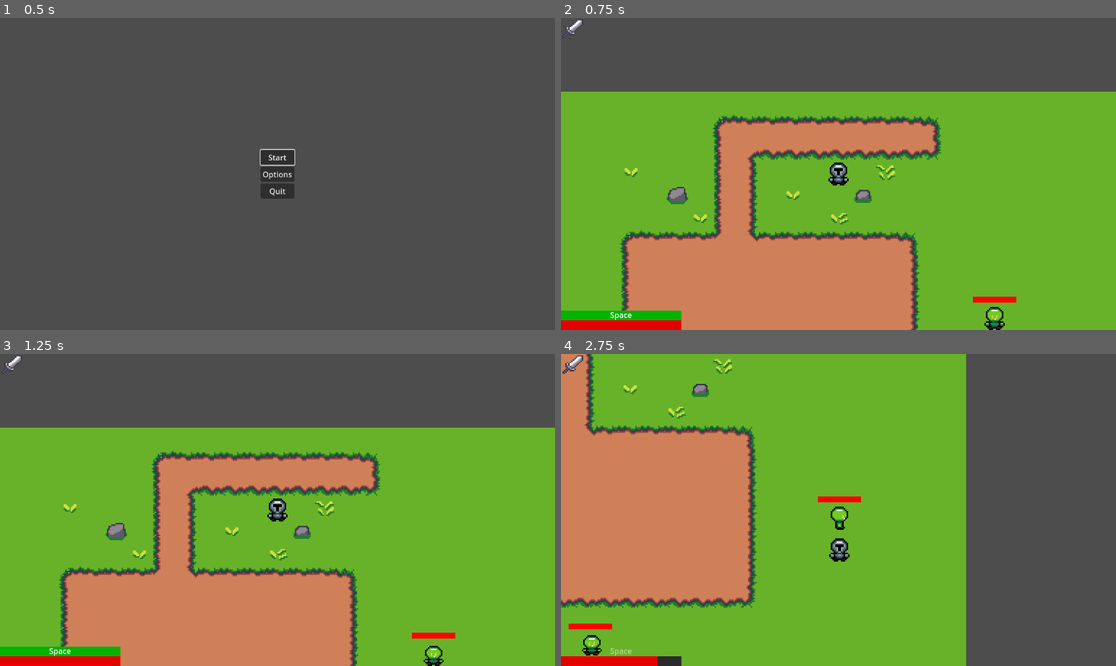
Above: before the commit, frames 1-4 (two rows, left to right).
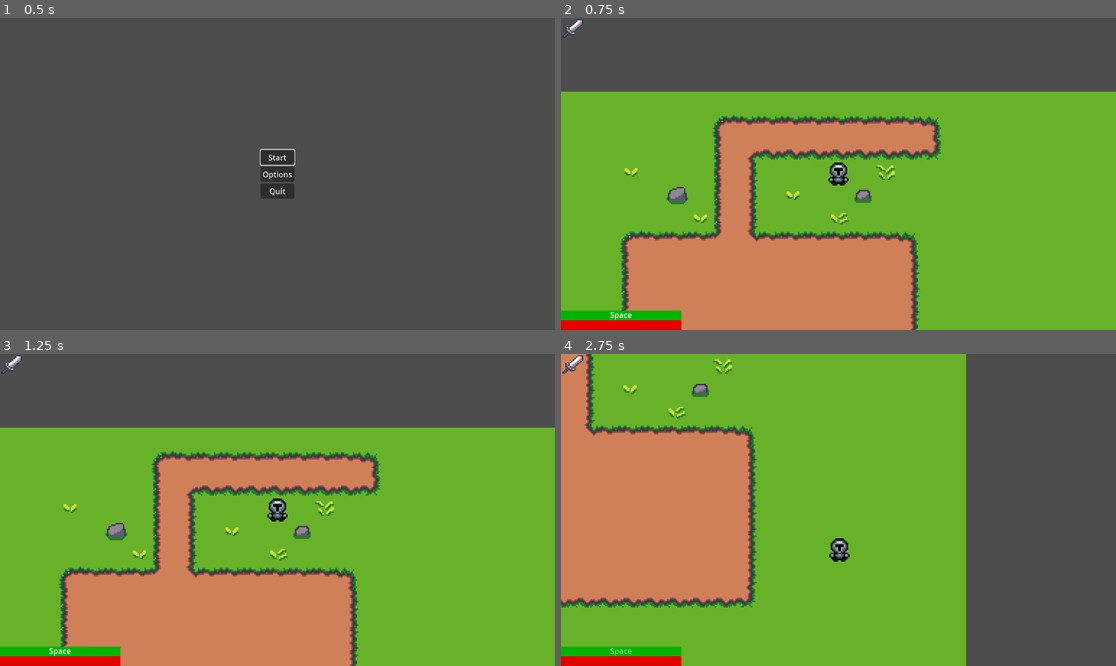
Above: after the commit, the same moments.

Repository: boothe0/CS386GodotProject
Game: Godot game, scene res://scenes/title_screen.tscn
Two runs of this game, one before a commit and one after it. Both use one fixed random seed, a clock stepped at 60 frames per second and the inputs below.
Inputs (mouse positions are in pixels of both pictures, inside the frame that each line leads up to):
- Up to frame 1 (0.5 s): no input
- Up to frame 2 (0.75 s): click "Start" at 0.5 s
- Up to frame 3 (1.25 s): no input
- Up to frame 4 (2.75 s): move the mouse to (960, 494) at 1.27 s; hold D (move_right) 1.28-2.03 s; click (960, 494) at 1.35 s; move the mouse to (727, 525) at 2.02 s; hold S (move_down) from 2.03 s (still down); tap Space (dodge) at 2.1 s

Frame 1 is identical in both runs. In frame 2, 0.4% of the frame differs, in the area x 74-83%, y 89-100%; in frame 3, 0.3%; in frame 4, 1.4%, in the area x 0-55%, y 45-100%.

Commit message:
added enemy spawner t main script (#24)

Diff:
--- a/cs386gameproject/scenes/main_scene.tscn
+++ b/cs386gameproject/scenes/main_scene.tscn
@@ -1,8 +1,8 @@
 [gd_scene load_steps=17 format=4 uid="uid://duvy8pdxnjdmo"]
 
 [ext_resource type="PackedScene" uid="uid://cmxv3umec3ewx" path="res://scenes/player.tscn" id="1_6hm0t"]
+[ext_resource type="Script" path="res://scripts/main_scene.gd" id="1_l6k43"]
 [ext_resource type="Texture2D" uid="uid://b1blnn5c1g4b6" path="res://assets/16x16 Magical Forest Asset Pack/Tiles/Forest Tile.png" id="2_psmqu"]
-[ext_resource type="PackedScene" uid="uid://d1he61wxuea23" path="res://scenes/enemy.tscn" id="3_n8vaq"]
 [ext_resource type="Script" path="res://scripts/health_bar.gd" id="4_d7btm"]
 [ext_resource type="Script" path="res://scripts/EnemyHealthBar.gd" id="4_p1aji"]
 [ext_resource type="Script" path="res://scenes/stamina_bar.gd" id="5_up0xu"]
@@ -48,12 +48,6 @@
 [sub_resource type="TileSet" id="TileSet_7fs3h"]
 sources/0 = SubResource("TileSetAtlasSource_df4cm")
 
-[sub_resource type="StyleBoxFlat" id="StyleBoxFlat_nugsw"]
-bg_color = Color(0.133196, 0.133196, 0.133196, 1)
-
-[sub_resource type="StyleBoxFlat" id="StyleBoxFlat_eoqfu"]
-bg_color = Color(1, 0, 0, 1)
-
 [sub_resource type="StyleBoxFlat" id="StyleBoxFlat_qm72p"]
 bg_color = Color(0.144162, 0.636075, 0.929463, 1)
 draw_center = false
@@ -69,6 +63,7 @@
 
 [node name="MainScene" type="Node2D"]
 position = Vector2(-509, -312)
+script = ExtResource("1_l6k43")
 
 [node name="Player" parent="." instance=ExtResource("1_6hm0t")]
 position = Vector2(308, 65)
@@ -87,66 +82,6 @@
 tile_map_data = PackedByteArray("AAD7//7/AAABAAEAAAD7////AAABAAEAAAD7/wAAAAABAAEAAAD7/wEAAAABAAEAAAD7/wIAAAABAAEAAAD7/w …(9648 unchanged characters)…
 tile_set = SubResource("TileSet_7fs3h")
 
-[node name="Enemy" parent="." instance=ExtResource("3_n8vaq")]
-position = Vector2(416, 165)
-
-[node name="EnemyHealthBar" type="ProgressBar" parent="Enemy"]
-offset_left = -15.0
-offset_top = -15.0
-offset_right = 15.0
-offset_bottom = -11.0
-theme_override_styles/background = SubResource("StyleBoxFlat_nugsw")
-theme_override_styles/fill = SubResource("StyleBoxFlat_eoqfu")
-max_value = 10.0
-value = 10.0
-show_percentage = false
-script = ExtResource("4_p1aji")
-
-[node name="Enemy2" parent="." instance=ExtResource("3_n8vaq")]
-position = Vector2(62, 226)
-
-[node name="EnemyHealthBar" type="ProgressBar" parent="Enemy2"]
-offset_left = -16.0
-offset_top = -14.0
-offset_right = 14.0
-offset_bottom = -10.0
-theme_override_styles/background = SubResource("StyleBoxFlat_nugsw")
-theme_override_styles/fill = SubResource("StyleBoxFlat_eoqfu")
-max_value = 10.0
-value = 10.0
-show_percentage = false
-script = ExtResource("4_p1aji")
-
-[node name="Enemy3" parent="." instance=ExtResource("3_n8vaq")]
-position = Vector2(95, 73)
-
-[node name="EnemyHealthBar" type="ProgressBar" parent="Enemy3"]
-offset_left = -16.0
-offset_top = -14.0
-offset_right = 14.0
-offset_bottom = -10.0
-theme_override_styles/background = SubResource("StyleBoxFlat_nugsw")
-theme_override_styles/fill = SubResource("StyleBoxFlat_eoqfu")
-max_value = 10.0
-value = 10.0
-show_percentage = false
-script = ExtResource("4_p1aji")
-
-[node name="Enemy4" parent="." instance=ExtResource("3_n8vaq")]
-position = Vector2(250, 256)
-
-[node name="EnemyHealthBar" type="ProgressBar" parent="Enemy4"]
-offset_left = -16.0
-offset_top = -14.0
-offset_right = 14.0
-offset_bottom = -10.0
-theme_override_styles/background = SubResource("StyleBoxFlat_nugsw")
-theme_override_styles/fill = SubResource("StyleBoxFlat_eoqfu")
-max_value = 10.0
-value = 10.0
-show_percentage = false
-script = ExtResource("4_p1aji")
-
 [node name="PlayerUI" type="CanvasLayer" parent="."]
 
 [node name="StaminaBar" type="ProgressBar" parent="PlayerUI"]
@@ -162,7 +97,6 @@
 max_value = 1.0
 value = 1.0
 show_percentage = false
-script = ExtResource("5_up0xu")
 
 [node name="SpaceBarIndicator" type="Label" parent="PlayerUI/StaminaBar"]
 layout_mode = 1
@@ -180,8 +114,10 @@
 anchors_preset = 2
 anchor_top = 1.0
 anchor_bottom = 1.0
+
 offset_top = -20.0
 offset_right = 250.0
+
 grow_vertical = 0
 theme_override_styles/background = SubResource("StyleBoxFlat_pomkq")
 theme_override_styles/fill = SubResource("StyleBoxFlat_omlwu")
@@ -190,6 +126,7 @@
 show_percentage = false
 script = ExtResource("4_d7btm")
 
+[node name="SpawnTimer" type="Timer" parent="."]
 [node name="BoltUI" type="TextureRect" parent="PlayerUI"]
 visible = false
 offset_right = 47.0
--- /dev/null
+++ b/cs386gameproject/scripts/main_scene.gd
@@ -0,0 +1,49 @@
+extends Node2D
+var Enemy = preload ("res://scenes/enemy.tscn")
+@onready var GroundLayer = $GroundLayer
+@onready var SpawnTimer = $SpawnTimer
+var spawn_interval = 3.0
+var rng = RandomNumberGenerator.new()
+var left_bound: int
+var right_bound: int
+var top_bound: int
+var bottom_bound: int
+# Called when the node enters the scene tree for the first time.
+func _ready() -> void:
+	var ground_rect = GroundLayer.get_used_rect()
+	var ground_position = ground_rect.position
+	# add offset to ensure enemies in bounds
+	var in_bounds_offset = GroundLayer.rendering_quadrant_size * 2
+
+	left_bound = ground_position.x + in_bounds_offset
+	right_bound = ground_position.x + ground_rect.size.x * GroundLayer.rendering_quadrant_size
+	top_bound = ground_position.y + in_bounds_offset
+	bottom_bound = ground_position.y + ground_rect.size.y * GroundLayer.rendering_quadrant_size
+
+	SpawnTimer.wait_time = spawn_interval
+	SpawnTimer.timeout.connect(_on_SpawnTimer_timeout)
+	SpawnTimer.start()
+
+func get_random_position() -> Vector2:
+	var result: Vector2
+	var side = rng.randi_range(0, 3)
+	if side == 0:  # top of screen
+		var x_cord = rng.randi_range(left_bound, right_bound)
+		result = Vector2(x_cord, top_bound)
+	elif side == 1:  # right of screen
+		var y_cord = rng.randi_range(top_bound, bottom_bound)
+		result = Vector2(right_bound, y_cord)
+	elif side == 2:  # bottom of screen
+		var x_cord = rng.randi_range(left_bound, right_bound)
+		result = Vector2(x_cord, bottom_bound)
+	else:  # left of screen
+		var y_cord = rng.randi_range(top_bound, bottom_bound)
+		result = Vector2(left_bound, y_cord)
+
+	return result
+
+func _on_SpawnTimer_timeout():
+	var e = Enemy.instantiate()
+	var position = get_random_position()
+	e.position = position
+	add_child(e)
